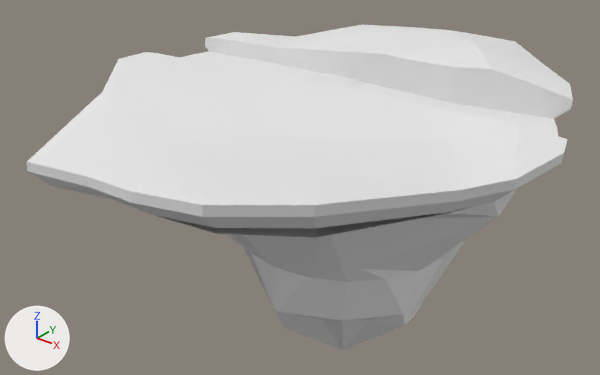
One commit to the OBJ model Assets/polyperfect/Low Poly Ultimate Pack/M/- Meshes_M/Terrains_M/Worlds_M/world-forest-organic-land-obj.obj: the scene before it, then after it.
Camera for both pictures: a 50 mm lens placed at (21.0, -30.2, 12.5), pointed at (-1.3, -2.3, -4.8). The axes (+X, +Y, +Z) are drawn at lower left. The lights are the same throughout. Where no turn or scale is listed for an object, it has been applied to the vertices.

The first picture shows 'Island_Grass.013'.
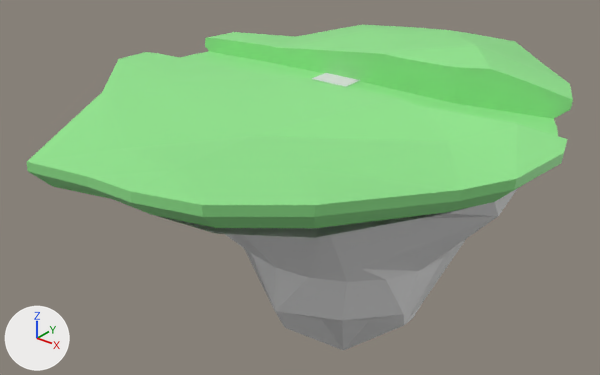
Boxes [x1, y1, x2, y2] around the edits, measured in the pictures (600 x 375 px):
'Island_Grass.013', recoloured (white to green): [27, 24, 573, 236] in both

Patch to the scene script:
```diff
--- a/Assets/polyperfect/Low Poly Ultimate Pack/M/- Meshes_M/Terrains_M/Worlds_M/world-forest-organic-land-obj.obj.py
+++ b/Assets/polyperfect/Low Poly Ultimate Pack/M/- Meshes_M/Terrains_M/Worlds_M/world-forest-organic-land-obj.obj.py
@@ mat_material_002 @@
 mat_material_002 = principled_material('Material.002')
-mat_material_002.base_color = (0.8, 0.8, 0.8)  # white #e7e7e7
+mat_material_002.base_color = (0.285, 0.8, 0.268)  # green #91e78d
 mat_material_002.roughness = 1.0
```
